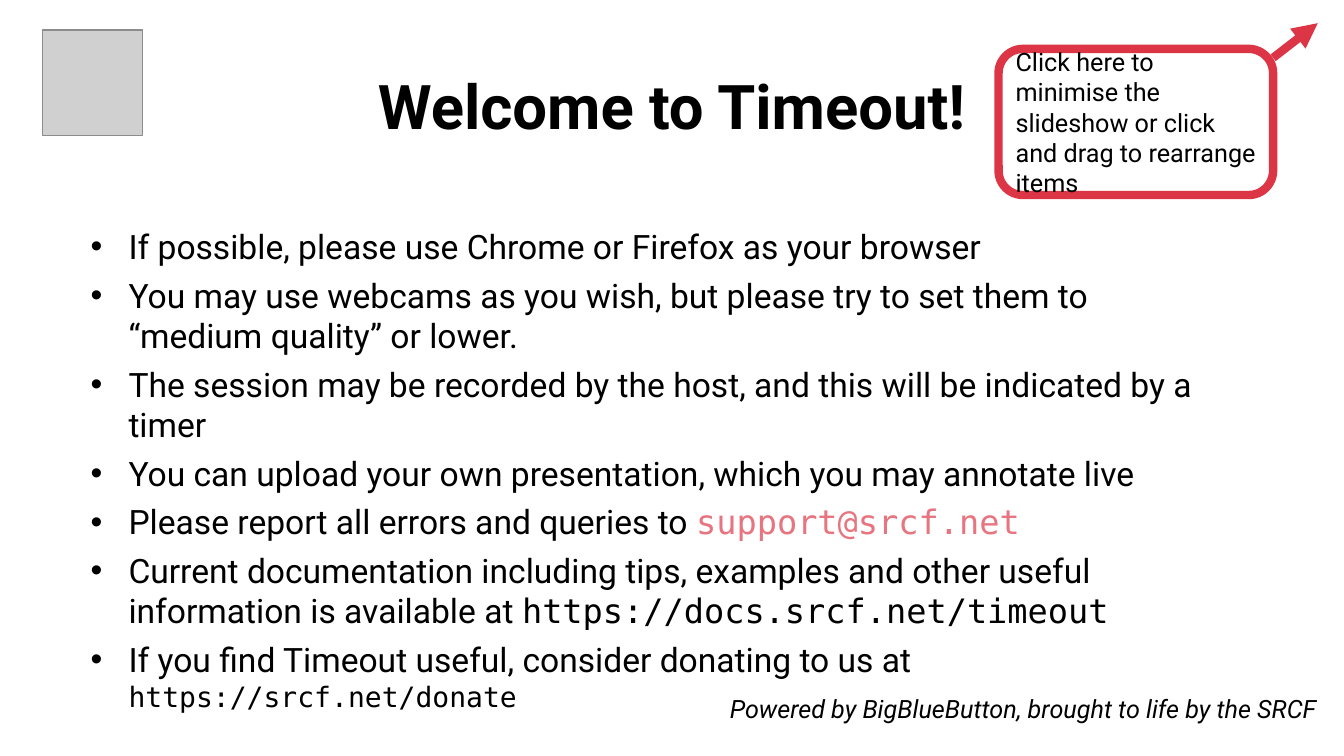
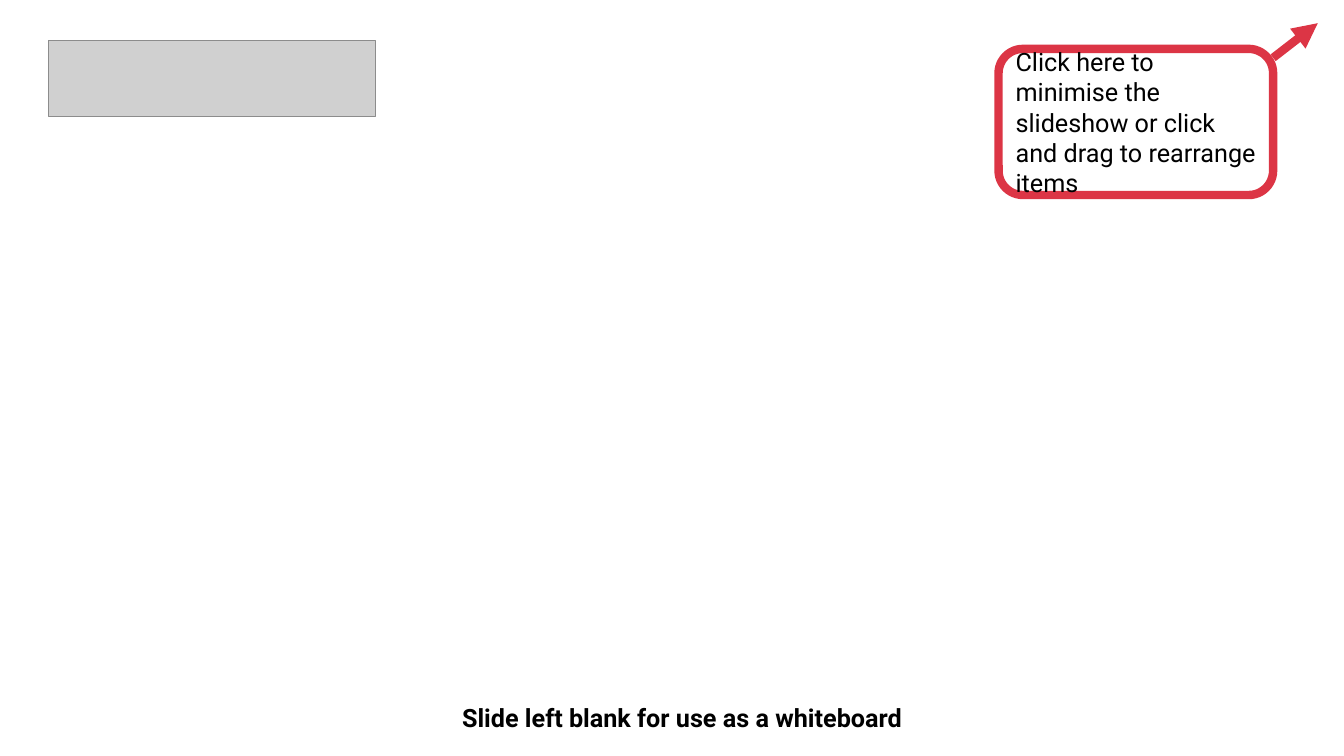
Before and after one commit to SRCF/timeout, a slide deck: slide 1 of roles/bbb-srcf/files/default.odp. Drawn at 1344x756 pixels with LibreOffice and Linux fonts; fonts in the diff are those of the drawing; grey boxes stand for pictures. Boxes give left, top, right and bottom in pixels: in the first picture for what was removed or moved away, otherwise in the second. Text is boxed around its words. In the diff, an @@ line names an element or a change of style, - is before the commit and + after.

```diff
--- a/roles/bbb-srcf/files/default.odp
+++ b/roles/bbb-srcf/files/default.odp
@@ picture: place and size @@
-picture at [42,30,142,136]
+picture at [48,40,375,116]
@@ title removed at [378,82,965,130] @@
-Welcome to Timeout!
@@ text removed at [129,233,1191,713] @@
-• If possible, please use Chrome or Firefox as your browser
-• You may use webcams as you wish, but please try to set them to “medium quality” or lower.
-• The session may be recorded by the host, and this will be indicated by a timer
-• You can upload your own presentation, which you may annotate live
-• Please report all errors and queries to support@srcf.net
-• Current documentation including tips, examples and other useful information is available at https://docs.srcf.net/timeout
-• If you find Timeout useful, consider donating to us at https://srcf.net/donate
@@ text added at [462,708,901,728], 18 pt, text #000000, bold @@
+Slide left blank for use as a whiteboard
@@ text removed at [730,698,1316,724] @@
-Powered by BigBlueButton, brought to life by the SRCF
```
Also in this commit, not shown: 2 other files.
